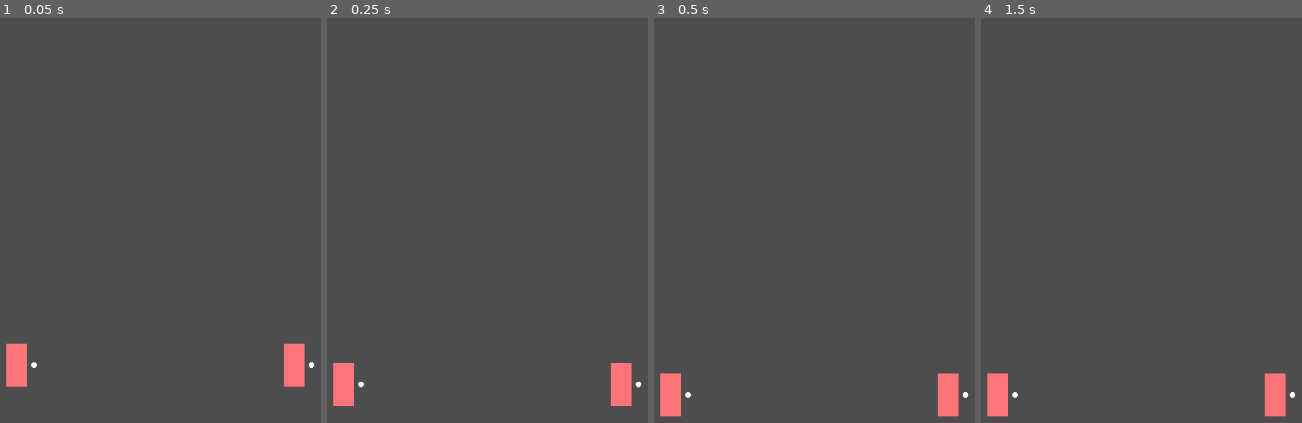
Above: before the commit, frames 1-4 (left to right).
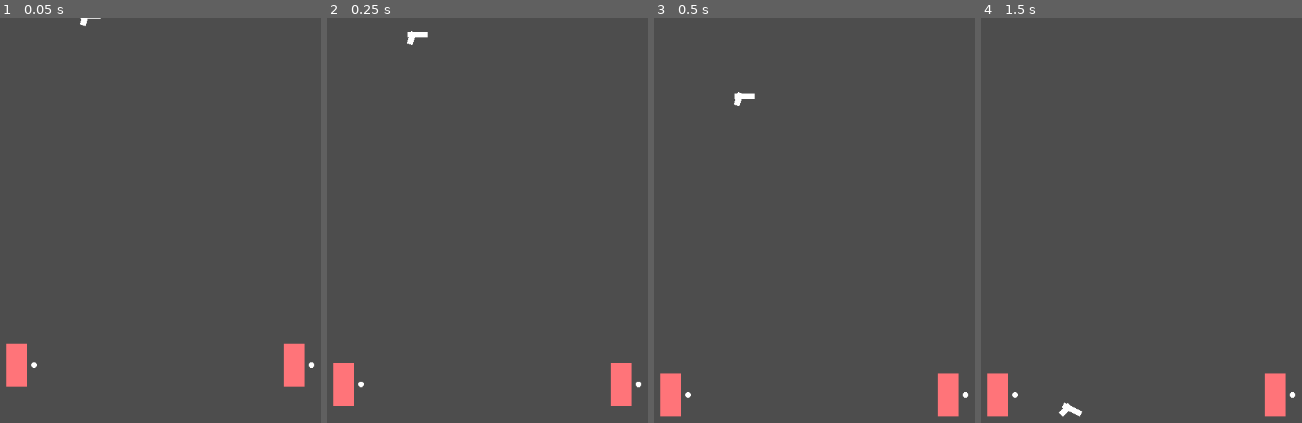
Above: after the commit, the same moments.

Repository: cbrenton/its-all-bad
Game: Godot game, scene res://match.tscn
Two runs of this game, one before a commit and one after it. Both use one fixed random seed, a clock stepped at 60 frames per second and the inputs below.
Inputs:
- Up to frame 1 (0.05 s): no input
- Up to frame 2 (0.25 s): no input
- Up to frame 3 (0.5 s): no input
- Up to frame 4 (1.5 s): no input

The runs differ from the first frame. In frame 1, less than 0.1% of the frame differs, in the area x 24-32%, y 0-2%; in frame 2, 0.1%; in frame 3, 0.1%; in frame 4, 0.1%, in the area x 24-32%, y 94-99%.

Commit message:
Add gun, can shoot and throw (but is caught by other player)

Diff:
--- a/fist.gd
+++ b/fist.gd
@@ -1,11 +1,16 @@
-extends Weapon
+class_name Fist
+extends Node2D
+
+signal hit_landed(target, is_fatal)
 
 @onready var hitbox: Area2D = $HitArea2D
 
 var attack_duration: float = 0.1
+var attack_timer: Timer
+var is_held: bool = false
+var attack_rate: float = 0.2
 
 func _ready() -> void:
-	attack_rate = 0.2
 	print("fist ready")
 
 func _fire() -> void:
@@ -22,5 +27,14 @@
 func _attack_area(target: Area2D) -> void:
 	# TODO: this is hacky, but it gets the parent's (HoldPosition) parent's (Visuals) parent (Player)
 	if target.get_parent() != self.get_parent().get_parent().get_parent():
-		print("hit somebody!")
-		hit_landed.emit(target.get_parent(), 1.0)
+		hit_landed.emit(target.get_parent(), false)
+
+func attack() -> void:
+	if self.attack_timer == null:
+		self.attack_timer = Timer.new()
+		self.attack_timer.one_shot = true
+		add_child(self.attack_timer)
+	if self.attack_timer.is_stopped():
+		_fire()
+		self.attack_timer.start(self.attack_rate)
+	pass
--- /dev/null
+++ b/gun.gd
@@ -0,0 +1,66 @@
+class_name Gun
+extends RigidBody2D
+
+signal hit_landed(target, is_fataFl)
+
+@onready var raycast: RayCast2D = $HitRay2D
+
+# TODO: start false
+var is_loaded: bool = true
+var attack_duration: float = 0.1
+var attack_timer: Timer
+var is_held: bool = false
+var is_thrown: bool = false
+var attack_rate: float = 0.2
+
+func _ready() -> void:
+	attack_rate = 0.2
+	print("gun ready")
+
+func _on_pickup(player: Player) -> void:
+	move_to.call_deferred(player)
+
+# TODO: when weapon is held, disable pickup
+func move_to(player: Player) -> void:
+	self.freeze_mode = RigidBody2D.FREEZE_MODE_KINEMATIC
+	self.freeze = true
+	self.position = Vector2.ZERO
+	self.rotation = 0
+	reparent(player.hold_position)
+
+	self.is_held = true
+	self.hit_landed.connect(player.attack)
+
+func drop() -> void:
+	# TODO: figure out how to do this with fist
+	self.freeze = false
+	reparent(get_tree().current_scene)
+	# TODO: fix
+	self.is_held = false
+
+func _fire() -> void:
+	if self.is_loaded:
+		if raycast.is_colliding():
+			print("bam!")
+			var other = self.raycast.get_collider() as Player
+			if other:
+				hit_landed.emit(other, true)
+		self.is_loaded = false
+	else:
+		_throw()
+
+func _throw() -> void:
+	drop()
+	self.is_thrown = true
+	apply_central_impulse(Vector2(2000, -20))
+	pass
+
+func attack() -> void:
+	if self.attack_timer == null:
+		self.attack_timer = Timer.new()
+		self.attack_timer.one_shot = true
+		add_child(self.attack_timer)
+	if self.attack_timer.is_stopped():
+		_fire()
+		self.attack_timer.start(self.attack_rate)
+	pass
--- /dev/null
+++ b/gun.tscn
@@ -0,0 +1,38 @@
+[gd_scene format=3 uid="uid://dw35m80pwgo1u"]
+
+[ext_resource type="Script" uid="uid://7y5l7tnllp4b" path="res://gun.gd" id="1_vk1bi"]
+
+[sub_resource type="RectangleShape2D" id="RectangleShape2D_r8ywq"]
+size = Vector2(29, 8)
+
+[sub_resource type="RectangleShape2D" id="RectangleShape2D_dk5gl"]
+size = Vector2(8.497879, 17.96266)
+
+[node name="RigidBody2D" type="RigidBody2D" unique_id=394875882]
+collision_layer = 4
+script = ExtResource("1_vk1bi")
+
+[node name="CollisionShape2D" type="CollisionShape2D" parent="." unique_id=1730765531]
+position = Vector2(6.5, -4)
+shape = SubResource("RectangleShape2D_r8ywq")
+
+[node name="CollisionShape2D3" type="CollisionShape2D" parent="." unique_id=1221559020]
+position = Vector2(-2.2311907, 1.1408958)
+rotation = 0.31764993
+shape = SubResource("RectangleShape2D_dk5gl")
+
+[node name="ColorRect" type="ColorRect" parent="." unique_id=1079445323]
+offset_left = -8.0
+offset_top = -8.0
+offset_right = 21.0
+
+[node name="ColorRect2" type="ColorRect" parent="." unique_id=184955426]
+offset_left = 4.9999995
+offset_top = -6.999999
+offset_right = 23.881432
+offset_bottom = 1.5686235
+rotation = 1.8884462
+
+[node name="HitRay2D" type="RayCast2D" parent="." unique_id=1553055795]
+position = Vector2(21, -4)
+target_position = Vector2(1000000, 0)
--- a/match.tscn
+++ b/match.tscn
@@ -1,6 +1,7 @@
 [gd_scene format=3 uid="uid://1u117meuvbkt"]
 
 [ext_resource type="Script" uid="uid://bkmyn2c5f0saq" path="res://match_controller.gd" id="1_7y1jj"]
+[ext_resource type="PackedScene" uid="uid://dw35m80pwgo1u" path="res://gun.tscn" id="2_x8et2"]
 
 [sub_resource type="WorldBoundaryShape2D" id="WorldBoundaryShape2D_7y1jj"]
 distance = -575.0
@@ -15,3 +16,6 @@
 
 [node name="CollisionShape2D2" type="CollisionShape2D" parent="Environment" unique_id=1115966598]
 shape = SubResource("WorldBoundaryShape2D_7y1jj")
+
+[node name="Gun" parent="." unique_id=1870697106 instance=ExtResource("2_x8et2")]
+position = Vector2(300, 0)
--- a/match_controller.gd
+++ b/match_controller.gd
@@ -1,7 +1,8 @@
 extends Node2D
 
 
-@export var player_scene = preload("res://player.tscn")
+@export var player_scene = preload("player.tscn")
+@export var gun_scene = preload("gun.tscn")
 
 func _ready() -> void:
 	_start_match()
@@ -12,6 +13,7 @@
 	# spawn gun, connect gun.shoot to spawn_bullet_delayed
 	# spawn bullet delayed
 	_spawn_players()
+	_spawn_gun()
 	print("starting game")
 
 func _spawn_players() -> void:
@@ -31,7 +33,9 @@
 		player.initialize(player_num)
 		player_num += 1
 
-
+func _spawn_gun():
+	self.gun_scene.instantiate()
+	pass
 
 func _check_for_winner() -> void:
 	# brief async - delete players, gun, bullet
--- a/player.gd
+++ b/player.gd
@@ -11,8 +11,8 @@
 var jump_input: String
 var action_input: String
 
-var fist: Weapon
-var weapon: Weapon
+var fist: Fist
+var weapon: Gun
 
 var knockback_x: float = 0.0
 
@@ -21,7 +21,9 @@
 
 var action_rate = 0.5
 
-var fist_scene = preload("res://fist.tscn")
+var fist_scene = preload("fist.tscn")
+# TODO: delete
+var gun_scene = preload("gun.tscn")
 
 # takes in the player's number (1 for p1, 2 for p2, etc)
 func initialize(num: int) -> void:
@@ -35,9 +37,11 @@
 	self.action_input = "p%d_action" % num
 
 	self.fist = self.fist_scene.instantiate()
-	self.weapon = self.fist
+	# self.fist = self.gun_scene.instantiate()
+	# self.weapon = self.fist
 	self.hold_position.add_child(self.fist)
 	self.fist.hit_landed.connect(attack)
+	# self.weapon.pick_up(self)
 
 func _physics_process(delta: float) -> void:
 	# add gravity
@@ -59,30 +63,57 @@
 	if Input.is_action_just_pressed(self.jump_input) and is_on_floor():
 		self.velocity.y = JUMP_VELOCITY
 
-	# if knockback is significant, disable horizontal input
-	if abs(self.knockback_x) < 10.0:
+	# if knockback is significant, disable horizontal input and set movement velocity to 0 (only knockback should contribute)
+	if abs(self.knockback_x) > 10.0:
+		self.velocity.x = 0.0
+	# otherwise, apply input to get movement velocity
+	else:
 		var direction := Input.get_axis(self.left_input, self.right_input)
 		if direction:
 			self.velocity.x = direction * SPEED
 			self.visuals.scale.x = sign(direction)
 		else:
 			self.velocity.x = move_toward(self.velocity.x, 0, SPEED)
-	else:
-		self.velocity.x = 0.0
 
 func _handle_non_movement_input() -> void:
-	# TODO: if action just pressed, check action cooldown and act
 	if Input.is_action_just_pressed(self.action_input):
-		self.weapon.attack()
+		if self.weapon != null:
+			self.weapon.attack()
+		else:
+			self.fist.attack()
 
-func attack(target: Player, damage: float) -> void:
+func attack(target: Player, is_fatal: bool) -> void:
 	print("attacking p%d" % target.player_number)
 	var cur_velocity = target.velocity
 	var dir_to_target = sign((target.position - self.position).x)
 	var knockback_force = 200
 
-	target.receive_knockback(Vector2(dir_to_target * knockback_force, -200) + self.velocity)
+	if !is_fatal:
+		target.receive_knockback(Vector2(dir_to_target * knockback_force, -200) + self.velocity)
+	else:
+		print("game over")
 
+# reset velocity.y to received force, and set knockback_x which will decay
 func receive_knockback(force: Vector2) -> void:
 	self.knockback_x = force.x
 	self.velocity.y = force.y
+
+
+func _on_hurt_area_2d_body_entered(body: Node2D) -> void:
+	# TODO: hacky - get parent node2d from rigidbody
+	print("body entered")
+	# TODO: revert, but for Item
+	# weapon = body as Weapon
+	weapon = body as Gun
+	if weapon:
+		print("ran into weapon")
+		# TODO: do I need fist check?
+		# TODO: fix
+		if !weapon.is_held:
+			print("picking it pu")
+			_pick_up(weapon)
+
+func _pick_up(gun: Gun):
+	gun._on_pickup(self)
+	# weapon.move_to(self)
+	self.weapon = gun
--- a/player.tscn
+++ b/player.tscn
@@ -10,8 +10,8 @@
 script = ExtResource("1_4flbx")
 
 [node name="HurtArea2D" type="Area2D" parent="." unique_id=44348221]
-collision_layer = 2
-collision_mask = 0
+collision_layer = 6
+collision_mask = 4
 
 [node name="CollisionShape2D" type="CollisionShape2D" parent="HurtArea2D" unique_id=1489998083]
 shape = SubResource("RectangleShape2D_7y1jj")
@@ -41,3 +41,5 @@
 
 [node name="HoldPosition" type="Node2D" parent="Visuals" unique_id=1772830536]
 position = Vector2(25, 0)
+
+[connection signal="body_entered" from="HurtArea2D" to="." method="_on_hurt_area_2d_body_entered"]
--- a/weapon.gd
+++ b/weapon.gd
@@ -1,10 +1,12 @@
 class_name Weapon
 extends Node2D
 
+"""
 signal hit_landed(target, damage)
 
 var attack_rate = 0.5
 var attack_timer: Timer
+var is_held: bool = false
 
 func _ready() -> void:
 	print("superclass ready")
@@ -12,6 +14,9 @@
 # should never be called directly, only called via attack()
 func _fire() -> void:
 	push_error("_fire() not implemented by %s" % self.name)
+
+func _on_pickup(player: Player) -> void:
+	push_error("_on_pickup() not implemented by %s" % self.name)
 
 func attack() -> void:
 	if self.attack_timer == null:
@@ -22,3 +27,4 @@
 		_fire()
 		self.attack_timer.start(self.attack_rate)
 	pass
+"""
Binary file added: assets/gun.png
Not shown, added: assets/gun.png.import
Not shown, added: gun.gd.uid
